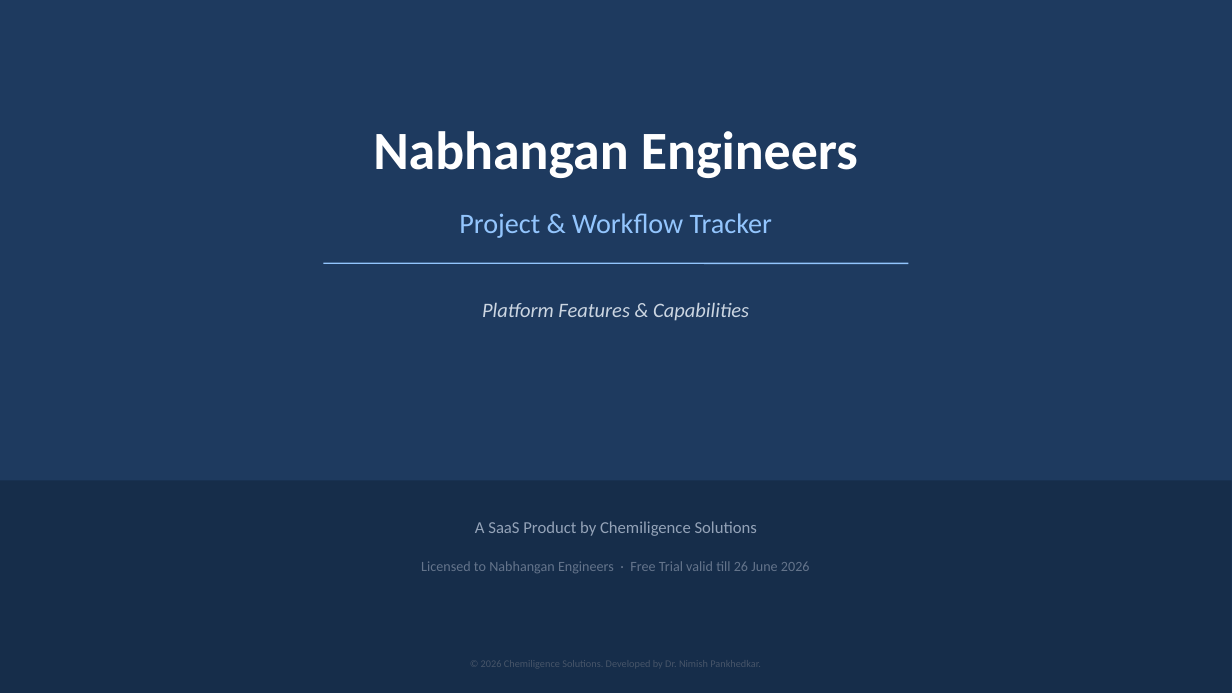
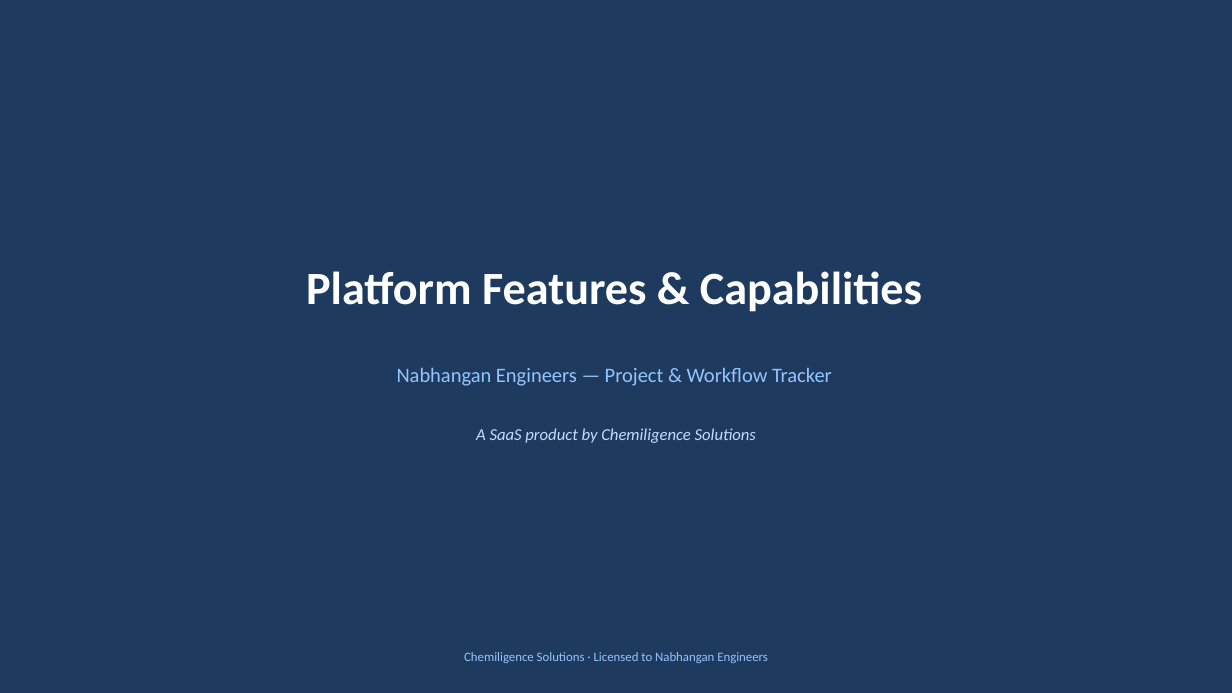
Before and after one commit to dr-nimish-pankhedkar/nabhangan-engg, a slide deck: slide 1 of public/nabhangan-features.pptx. Drawn at 1232x693 pixels with LibreOffice and Linux fonts; fonts in the diff are those of the drawing. Boxes give left, top, right and bottom in pixels: in the first picture for what was removed or moved away, otherwise in the second. Text is boxed around its words. In the diff, an @@ line names an element or a change of style, - is before the commit and + after.

```diff
--- a/public/nabhangan-features.pptx
+++ b/public/nabhangan-features.pptx
@@ background #1E3A5F to #FFFFFF @@
@@ rectangle: place and size @@
-rectangle at bbox=[0, 481, 1232, 693]
+rectangle at bbox=[0, 0, 1232, 693]
@@ rectangle at bbox=[0, 0, 1232, 693]: fill #162D4A to #1E3A5F @@
@@ text removed at bbox=[373, 131, 858, 178] @@
-Nabhangan Engineers
@@ text "Platform Features & Capabilities": place and size @@
-text "Platform Features & Capabilities" at bbox=[482, 302, 749, 321]
+text "Platform Features & Capabilities" at bbox=[306, 271, 922, 312]
@@ text "Platform Features & Capabilities" at bbox=[306, 271, 922, 312]: size 16 to 36 pt, text colour #CBD5E1 to #FFFFFF, bold on, italic off @@
@@ line removed from (323, 263) to (909, 263) @@
@@ text at bbox=[397, 368, 832, 386]: text changed; size 22 to 16 pt @@
-Project & Workflow Tracker
+Nabhangan Engineers — Project & Workflow Tracker
@@ text at bbox=[476, 428, 756, 443]: text changed; text colour #94A3B8 to #BFDBFE; italic on @@
-A SaaS Product by Chemiligence Solutions
+A SaaS product by Chemiligence Solutions
@@ text at bbox=[464, 652, 768, 663]: text changed; size 11 to 10 pt; text colour #64748B to #93C5FD @@
-Licensed to Nabhangan Engineers · Free Trial valid till 26 June 2026
+Chemiligence Solutions · Licensed to Nabhangan Engineers
@@ text removed at bbox=[481, 660, 761, 667] @@
-© 2026 Chemiligence Solutions. Developed by Dr. Nimish Pankhedkar.
```
Also in this commit, not shown: 3 other slides changed, 3 slides added, 3 slides removed, 2 other files.
